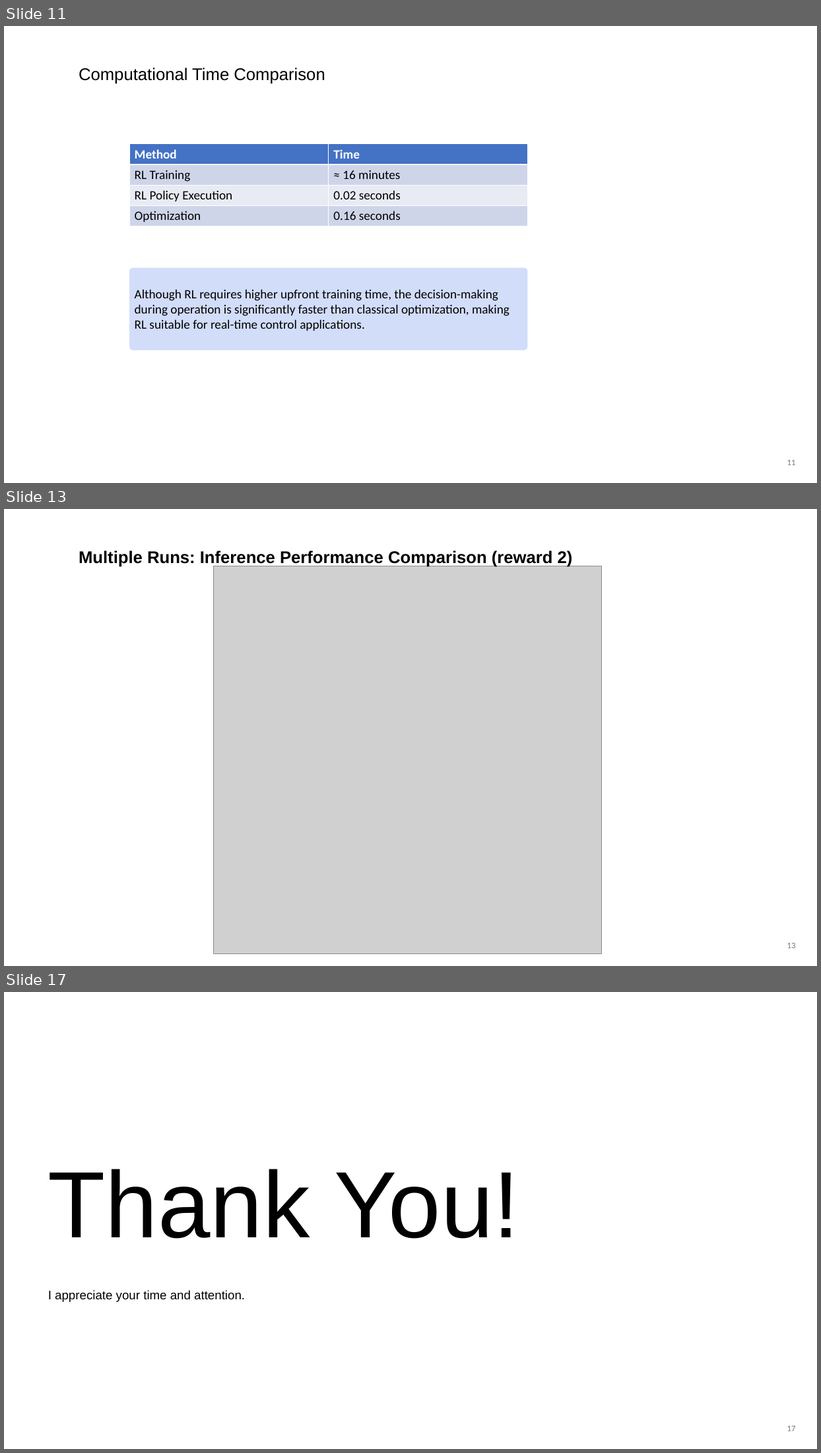
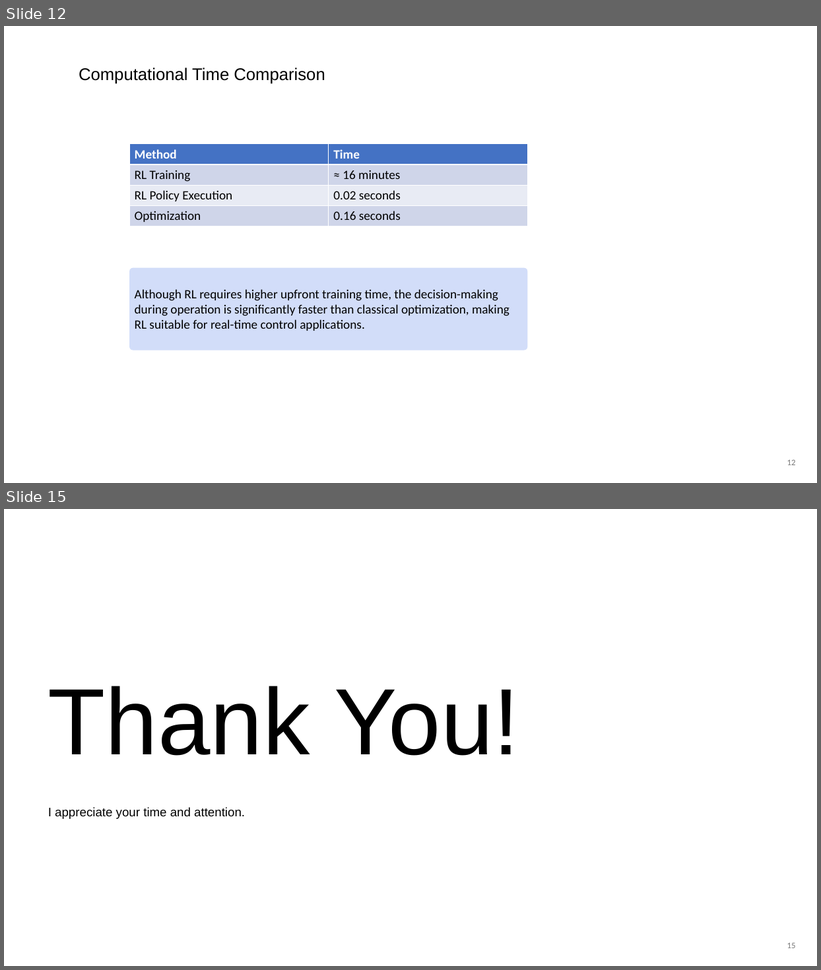
Before and after one commit to itsashishthapa/THESIS, a slide deck: Presentations/Thesis Update(first case)- 04-03-2026.pptx. Shown one above the other, each under a label of ours: slides 11, 13 and 17 before the commit, slides 12 and 15 after it; the slides between them are not shown. The pictures are 821x1453 and 821x970 pixels, drawn with LibreOffice and Linux fonts; fonts in the diff are those of the drawing; grey boxes stand for pictures. Boxes give left, top, right and bottom in pixels: in the first picture for what was removed or moved away, otherwise in the second. Text is boxed around its words. In the diff, an @@ line names an element or a change of style, - is before the commit and + after.

```diff
--- a/Presentations/Thesis Update(first case)- 04-03-2026.pptx
+++ b/Presentations/Thesis Update(first case)- 04-03-2026.pptx
@@ slide 13 removed at [4, 509, 817, 966], background #FFFFFF @@
@@ text removed at [79, 551, 573, 568] @@
-Multiple Runs: Inference Performance Comparison (reward 2)
@@ picture removed at [213, 566, 601, 954] @@
@@ page number removed at [787, 943, 796, 949] @@
-13
@@ what was slide 11 is now slide 12 @@
@@ what was slide 17 is now slide 15 @@
@@ page number at [787, 943, 796, 949]: text changed @@
-17
+15
```
Also in this commit, not shown: 4 slides changed, 2 slides added, 11 other files.
